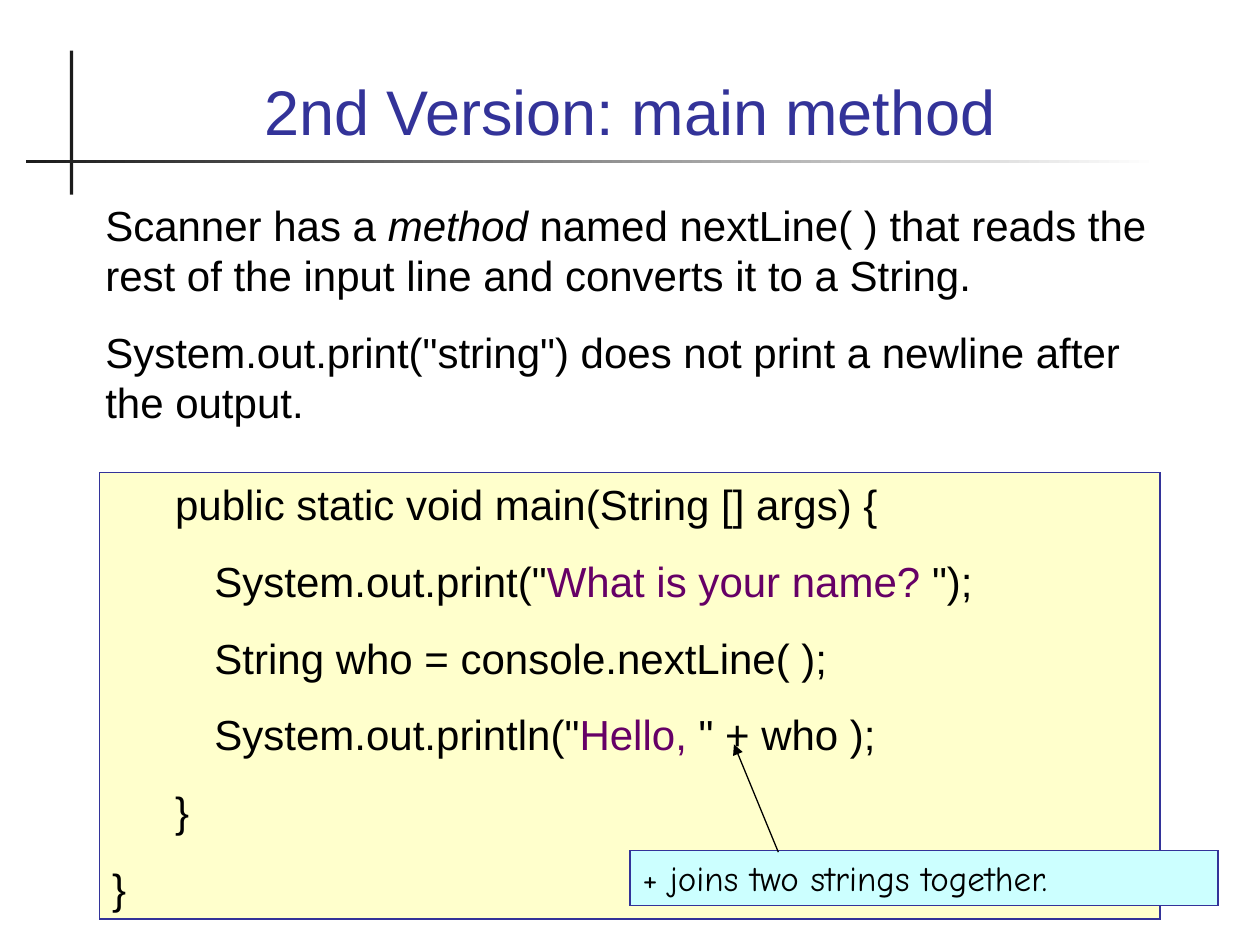
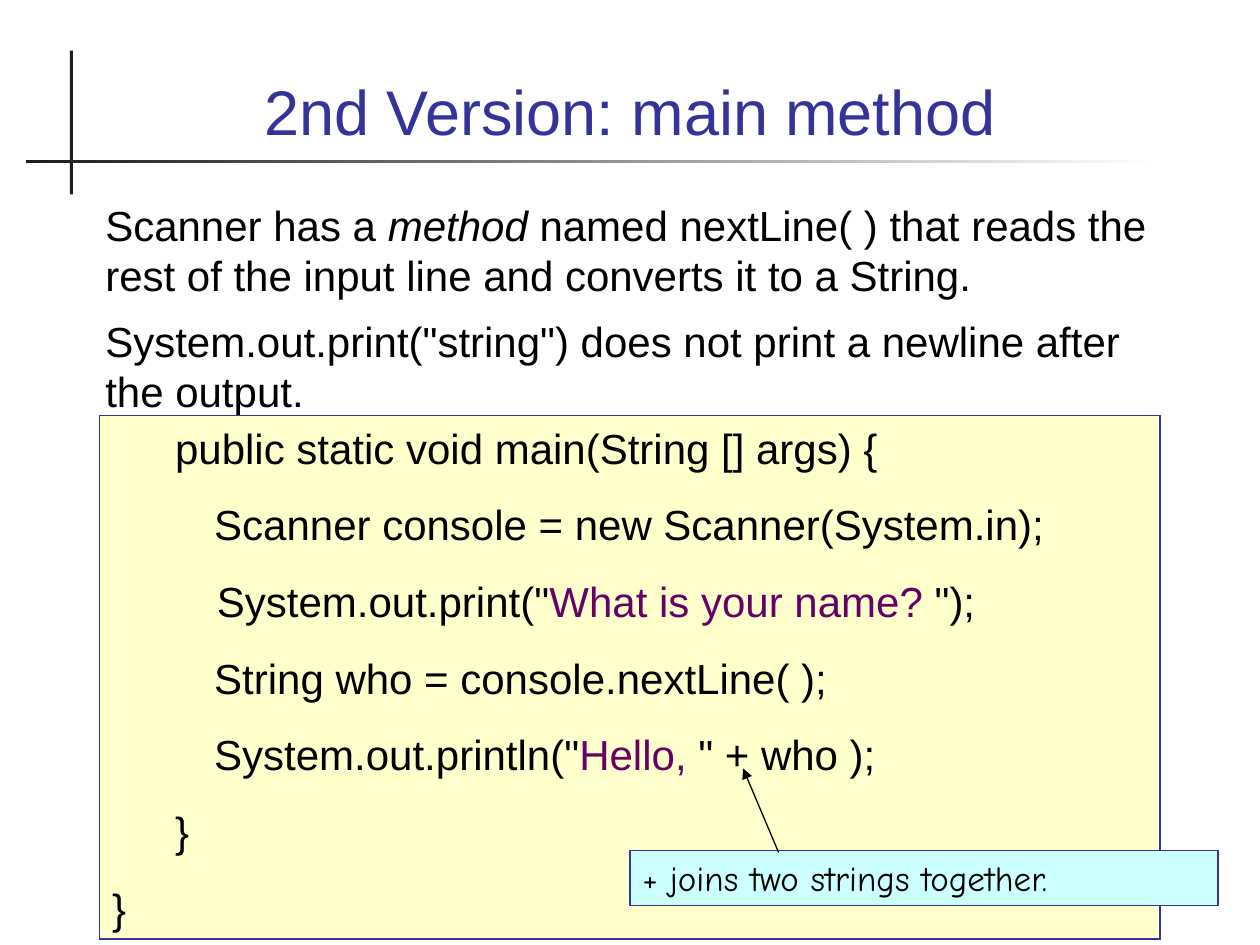
Before and after one commit to skeoop/skeoop.github.io, a slide deck: slide 17 of java-basics/00-Intro-to-Java.ppt. Drawn at 1260x945 pixels with LibreOffice and Linux fonts; fonts in the diff are those of the drawing. Boxes give left, top, right and bottom in pixels: in the first picture for what was removed or moved away, otherwise in the second. Text is boxed around its words. In the diff, an @@ line names an element or a change of style, - is before the commit and + after.

```diff
--- a/java-basics/00-Intro-to-Java.ppt
+++ b/java-basics/00-Intro-to-Java.ppt
@@ text "Scanner has a method named ..." at [105, 210, 1146, 415]: less space between paragraphs @@
@@ rectangle "public static void main(String [] ...": place and size @@
-rectangle "public static void main(String [] ..." at [100, 472, 1160, 919]
+rectangle "public static void main(String [] ..." at [100, 416, 1160, 939]
@@ text in rectangle at [214, 509, 1043, 549]: paragraph added @@
+Scanner console = new Scanner(System.in);
@@ arrow moved from (779, 852) - (733, 745) to (779, 852) - (743, 769) @@
```
Also in this commit, not shown: 18 other slides changed, 2 other files.
